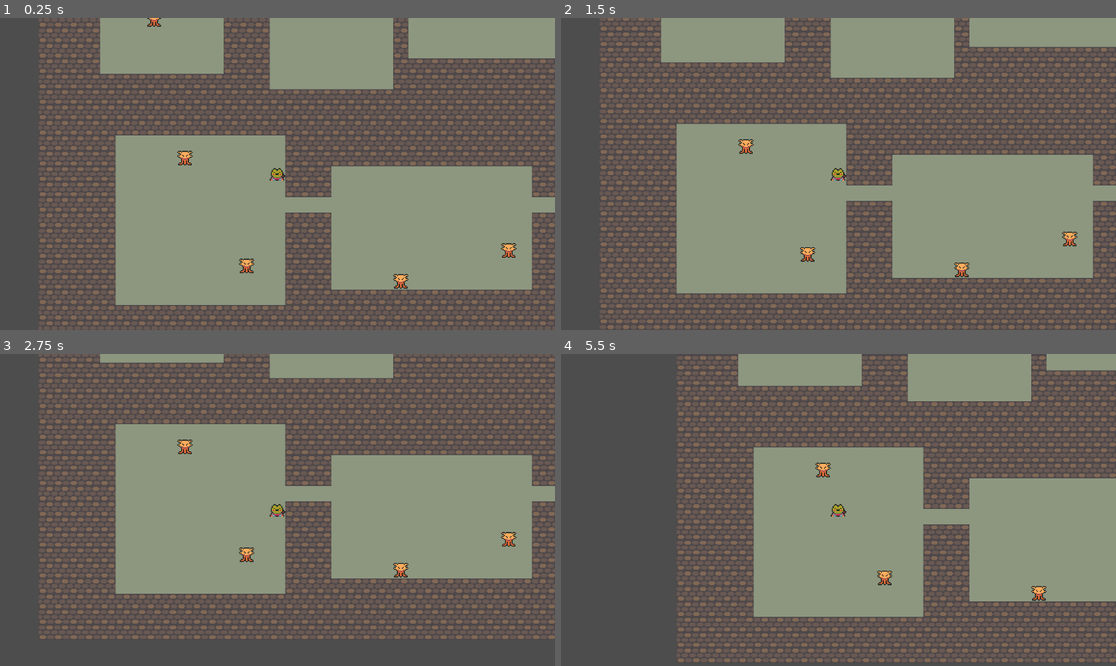
Above: before the commit, frames 1-4 (two rows, left to right).
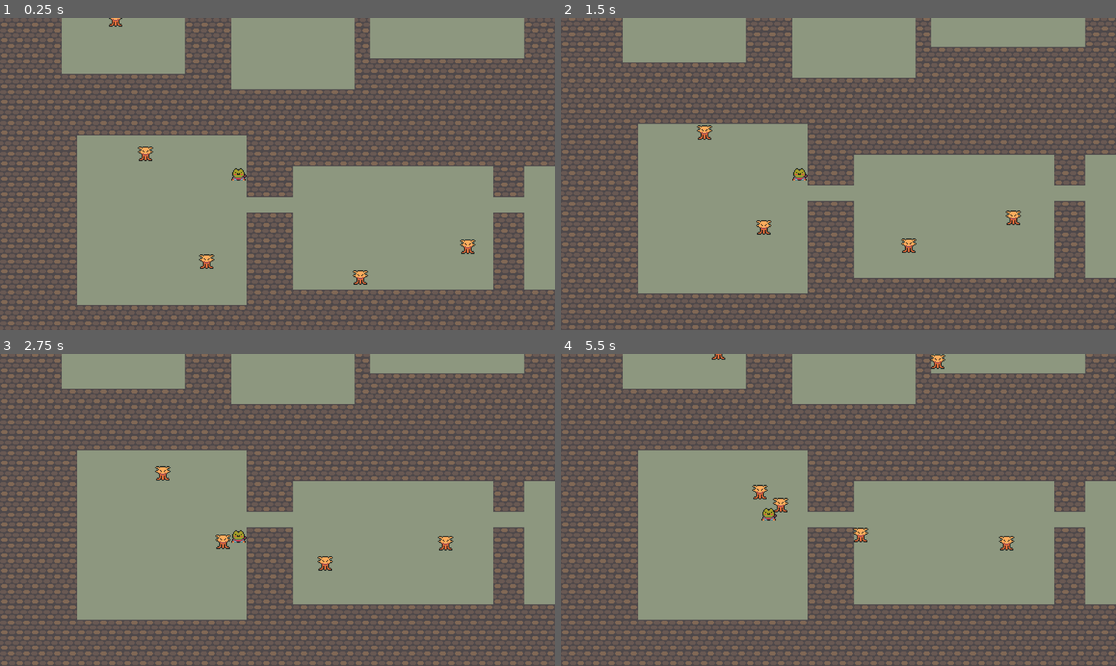
Above: after the commit, the same moments.

Repository: kdoiron253/Roguelike
Game: Godot game, scene res://Scenes/Main/dungeon.tscn
The game is run twice, just before and just after one commit, with the same random seed, the same clock (stepped at 60 frames per second) and the same inputs. Before the commit the project starts from res://Scenes/dungeon.tscn.
Inputs:
- Up to frame 1 (0.25 s): no input
- Up to frame 2 (1.5 s): hold Right (Right) 0.53-1.28 s; hold Space (Primary Action, bound only after the commit) 0.53-1.28 s; hold Down (Down) from 1.28 s (still down); tap Space (Primary Action, bound only after the commit) at 1.35 s
- Up to frame 3 (2.75 s): release Down (Down) at 2.03 s; hold Right (Right) from 2.03 s (still down); hold Space (Primary Action, bound only after the commit) from 2.03 s (still down)
- Up to frame 4 (5.5 s): release Right (Right) at 2.78 s; release Space (Primary Action, bound only after the commit) at 2.78 s; hold Up (Up) 2.78-3.53 s; tap Space (Primary Action, bound only after the commit) at 2.85, 4.35 s; hold Space (Primary Action, bound only after the commit) 3.53-4.28 s; hold Left (Left) 3.53-5.03 s; hold Down (Down) from 5.03 s (still down); hold Space (Primary Action, bound only after the commit) from 5.03 s (still down)

The runs differ from the first frame. In frame 1, 24% of the frame differs, in the area x 0-100%, y 0-100%; in frame 2, 22%; in frame 3, 46%; in frame 4, 55%.

Commit message:
Final
Not sure where everything is so final commit.

Diff:
--- /dev/null
+++ b/Scenes/Enemies/axolotl.gd
@@ -0,0 +1 @@
+extends Enemy
--- a/Scenes/Enemies/axolotl.tscn
+++ b/Scenes/Enemies/axolotl.tscn
@@ -1,17 +1,11 @@
-[gd_scene load_steps=3 format=3 uid="uid://cjdigulxk3fdg"]
+[gd_scene load_steps=4 format=3 uid="uid://dqxx0o30wl0io"]
 
 [ext_resource type="Texture2D" uid="uid://cackobsepg4wu" path="res://Resources/Monsters/Axolot/SpriteSheet.png" id="1_718u3"]
+[ext_resource type="PackedScene" uid="uid://2kq0wh2imq4e" path="res://Scenes/Enemies/enemy.tscn" id="1_taahe"]
+[ext_resource type="Script" path="res://Scenes/Enemies/axolotl.gd" id="2_6kpsa"]
 
-[sub_resource type="RectangleShape2D" id="RectangleShape2D_uvfex"]
-size = Vector2(14, 15)
+[node name="Axolotl" instance=ExtResource("1_taahe")]
+script = ExtResource("2_6kpsa")
 
-[node name="Axolotl" type="Area2D"]
-
-[node name="Sprite2D" type="Sprite2D" parent="."]
+[node name="Sprite2D" parent="." index="0"]
 texture = ExtResource("1_718u3")
-hframes = 4
-vframes = 4
-
-[node name="CollisionShape2D" type="CollisionShape2D" parent="."]
-position = Vector2(0, -0.5)
-shape = SubResource("RectangleShape2D_uvfex")
--- /dev/null
+++ b/Scenes/Enemies/enemy.gd
@@ -0,0 +1,44 @@
+extends CharacterBody2D
+class_name Enemy
+
+
+var is_player_near : bool = false
+var is_searching : bool = false
+var health : int = 20
+var speed : int = 20
+
+
+# TODO: move towards player and attack
+func _process(_delta):
+	var direction : Vector2 = (Globals.player_pos - position).normalized()
+	velocity = direction * speed
+	if is_searching:
+		move_and_slide()
+
+
+func hit():
+	health -= 5
+	print(health)
+	if health <= 0:
+		queue_free()
+
+
+func _on_attack_area_body_entered(_body):
+	is_player_near = true
+
+
+func _on_attack_area_body_exited(_body):
+	is_player_near = false
+
+
+func attack():
+	if is_player_near:
+		Globals.health -= 5
+
+
+func _on_notice_area_body_entered(_body):
+	is_searching = true
+
+
+func _on_notice_area_body_exited(_body):
+	is_searching = false
--- /dev/null
+++ b/Scenes/Enemies/enemy.tscn
@@ -0,0 +1,40 @@
+[gd_scene load_steps=5 format=3 uid="uid://2kq0wh2imq4e"]
+
+[ext_resource type="Script" path="res://Scenes/Enemies/enemy.gd" id="1_nfrvu"]
+
+[sub_resource type="RectangleShape2D" id="RectangleShape2D_uvfex"]
+size = Vector2(14, 15)
+
+[sub_resource type="CircleShape2D" id="CircleShape2D_fuide"]
+radius = 10.0499
+
+[sub_resource type="CircleShape2D" id="CircleShape2D_fmv11"]
+radius = 49.0
+
+[node name="Enemy" type="CharacterBody2D"]
+collision_layer = 2
+collision_mask = 3
+script = ExtResource("1_nfrvu")
+
+[node name="Sprite2D" type="Sprite2D" parent="."]
+hframes = 4
+vframes = 4
+
+[node name="CollisionShape2D" type="CollisionShape2D" parent="."]
+position = Vector2(0, -0.5)
+shape = SubResource("RectangleShape2D_uvfex")
+
+[node name="AttackArea" type="Area2D" parent="."]
+
+[node name="CollisionShape2D" type="CollisionShape2D" parent="AttackArea"]
+shape = SubResource("CircleShape2D_fuide")
+
+[node name="NoticeArea" type="Area2D" parent="."]
+
+[node name="CollisionShape2D" type="CollisionShape2D" parent="NoticeArea" groups=["Enemy"]]
+shape = SubResource("CircleShape2D_fmv11")
+
+[connection signal="body_entered" from="AttackArea" to="." method="_on_attack_area_body_entered"]
+[connection signal="body_exited" from="AttackArea" to="." method="_on_attack_area_body_exited"]
+[connection signal="body_entered" from="NoticeArea" to="." method="_on_notice_area_body_entered"]
+[connection signal="body_exited" from="NoticeArea" to="." method="_on_notice_area_body_exited"]
--- /dev/null
+++ b/Scenes/Globals/globals.gd
@@ -0,0 +1,16 @@
+extends Node
+
+signal stat_changed
+
+@onready var sword_scene = preload("res://Scenes/Player/sword.tscn")
+
+var player_pos : Vector2
+
+var health = 100:
+	set(value):
+		if value > health:
+			health = min(value, 100)
+		else:
+			health = value
+		stat_changed.emit()
+		print(health)
--- a/Scenes/Items/coin.tscn
+++ b/Scenes/Items/coin.tscn
@@ -6,6 +6,7 @@
 radius = 5.0
 
 [node name="Coin" type="Area2D"]
+collision_layer = 4
 
 [node name="Sprite2D" type="Sprite2D" parent="."]
 texture = ExtResource("1_hxoc8")
--- a/Scenes/dungeon.gd
+++ b/Scenes/Main/dungeon.gd
@@ -215,7 +215,7 @@
 # TODO: place enemies
 func place_enemies():
 	# get random location, place x number of enemies
-	var enemy = enemy_scene.instantiate() as Area2D
+	var enemy = enemy_scene.instantiate() as CharacterBody2D
 
 	var tile = random_location()
 	var pos = map_to_local(tile)
--- a/Scenes/dungeon.tscn
+++ b/Scenes/Main/dungeon.tscn
@@ -1,7 +1,8 @@
-[gd_scene load_steps=5 format=3 uid="uid://w7q3617ssvlv"]
+[gd_scene load_steps=6 format=3 uid="uid://w7q3617ssvlv"]
 
 [ext_resource type="Texture2D" uid="uid://vhae6paebdyw" path="res://Resources/TilesetInteriorFloor.png" id="1_610s4"]
-[ext_resource type="Script" path="res://Scenes/dungeon.gd" id="2_d7t4q"]
+[ext_resource type="Script" path="res://Scenes/Main/dungeon.gd" id="2_bcnua"]
+[ext_resource type="PackedScene" uid="uid://c2fbfl8aq1b13" path="res://Scenes/UI/hud.tscn" id="3_aff18"]
 
 [sub_resource type="TileSetAtlasSource" id="TileSetAtlasSource_12r7w"]
 texture = ExtResource("1_610s4")
@@ -901,7 +902,10 @@
 tile_set = SubResource("TileSet_0oqs4")
 format = 2
 layer_0/name = "Ground"
-script = ExtResource("2_d7t4q")
+script = ExtResource("2_bcnua")
+
+[node name="HUD" parent="." instance=ExtResource("3_aff18")]
+layer = 2
 
 [node name="Enemies" type="Node2D" parent="."]
 
--- a/Scenes/main_game.tscn
+++ b/Scenes/Main/main_game.tscn
@@ -1,6 +1,6 @@
 [gd_scene load_steps=3 format=3 uid="uid://cvhu6pkdvx4jy"]
 
-[ext_resource type="PackedScene" uid="uid://w7q3617ssvlv" path="res://Scenes/dungeon.tscn" id="1_o5drb"]
+[ext_resource type="PackedScene" uid="uid://w7q3617ssvlv" path="res://Scenes/Main/dungeon.tscn" id="1_o5drb"]
 [ext_resource type="PackedScene" uid="uid://c1gha08keo1ge" path="res://Scenes/Player/player.tscn" id="2_elpqu"]
 
 [node name="MainGame" type="Node2D"]
--- a/Scenes/Player/Player.gd
+++ b/Scenes/Player/Player.gd
@@ -5,7 +5,9 @@
 @onready var ray_cast = $RayCast2D
 
 var is_moving = false
+var sword_damage = 10
 
+# adapted from RetroBright YouTube tutorial (2D movement in godot 4 using tilemap)
 
 func _physics_process(_delta):
 	if is_moving == false: return
@@ -15,6 +17,7 @@
 		return
 
 	sprite_2d.global_position = sprite_2d.global_position.move_toward(global_position, 1)
+	Globals.player_pos = global_position
 
 
 func _process(_delta):
@@ -24,6 +27,13 @@
 	elif Input.is_action_pressed("Right"): move(Vector2.RIGHT)
 	elif Input.is_action_pressed("Up"): move(Vector2.UP)
 	elif Input.is_action_pressed("Down"): move(Vector2.DOWN)
+
+	if (Input.is_action_pressed("Primary Action")):
+		# TODO: attack and cause damage
+		var sword = Globals.sword_scene.instantiate()
+		sword.damage = sword_damage
+		sword.position = position + Vector2(3, 0)
+		$".".add_child(sword)
 
 
 func move(direction : Vector2):
@@ -47,3 +57,7 @@
 	is_moving = true
 	global_position = tile_map.map_to_local(target_tile)
 	sprite_2d.global_position = tile_map.map_to_local(current_tile)
+
+
+func hit():
+	Globals.health -= 5
--- a/Scenes/Player/player.tscn
+++ b/Scenes/Player/player.tscn
@@ -7,6 +7,7 @@
 radius = 7.0
 
 [node name="Player" type="CharacterBody2D"]
+collision_mask = 2
 script = ExtResource("1_qlymr")
 
 [node name="Sprite2D" type="Sprite2D" parent="."]
@@ -18,6 +19,10 @@
 [node name="Camera2D" type="Camera2D" parent="Sprite2D"]
 position = Vector2(0, 1)
 zoom = Vector2(2, 2)
+limit_left = 0
+limit_top = 0
+limit_right = 1280
+limit_bottom = 800
 
 [node name="CollisionShape2D" type="CollisionShape2D" parent="."]
 shape = SubResource("CircleShape2D_c8eff")
--- /dev/null
+++ b/Scenes/Player/sword.gd
@@ -0,0 +1,11 @@
+extends Area2D
+
+var damage : int
+
+
+func _on_body_entered(body):
+	if body.name == "Player":
+		return
+
+	if body.is_in_group("Enemy"):
+		body.hit(damage)
--- /dev/null
+++ b/Scenes/Player/sword.tscn
@@ -0,0 +1,22 @@
+[gd_scene load_steps=4 format=3 uid="uid://tbpjjo7povmf"]
+
+[ext_resource type="Script" path="res://Scenes/Player/sword.gd" id="1_hrhba"]
+[ext_resource type="Texture2D" uid="uid://ca6sjqf2ocvnt" path="res://Resources/Items/Weapons/Sword/Sprite.png" id="1_m4kns"]
+
+[sub_resource type="RectangleShape2D" id="RectangleShape2D_m0uj1"]
+size = Vector2(5, 13)
+
+[node name="Sword" type="Area2D"]
+position = Vector2(0, 1)
+collision_layer = 4
+collision_mask = 2
+script = ExtResource("1_hrhba")
+
+[node name="CollisionShape2D" type="CollisionShape2D" parent="."]
+position = Vector2(0.5, -1.5)
+shape = SubResource("RectangleShape2D_m0uj1")
+
+[node name="Sprite2D" type="Sprite2D" parent="."]
+texture = ExtResource("1_m4kns")
+
+[connection signal="body_entered" from="." to="." method="_on_body_entered"]
--- /dev/null
+++ b/Scenes/UI/HUD.gd
@@ -0,0 +1,11 @@
+extends CanvasLayer
+
+@onready var health_bar : TextureProgressBar = $HealthBar
+
+func _ready():
+	Globals.connect("stat_changed", update_stats)
+	update_stats()
+
+
+func update_stats():
+	health_bar.value = Globals.health
--- /dev/null
+++ b/Scenes/UI/hud.tscn
@@ -0,0 +1,15 @@
+[gd_scene load_steps=2 format=3 uid="uid://c2fbfl8aq1b13"]
+
+[ext_resource type="Script" path="res://Scenes/UI/HUD.gd" id="1_tr1vt"]
+
+[node name="HUD" type="CanvasLayer"]
+script = ExtResource("1_tr1vt")
+
+[node name="HealthBar" type="TextureProgressBar" parent="."]
+anchors_preset = -1
+anchor_left = 0.03
+anchor_top = 0.03
+anchor_right = 0.2
+anchor_bottom = 0.05
+offset_right = 4.0
+offset_bottom = 27.0
--- a/project.godot
+++ b/project.godot
@@ -11,9 +11,13 @@
 [application]
 
 config/name="Roguelike"
-run/main_scene="res://Scenes/dungeon.tscn"
+run/main_scene="res://Scenes/Main/dungeon.tscn"
 config/features=PackedStringArray("4.1", "Mobile")
 config/icon="res://icon.svg"
+
+[autoload]
+
+Globals="*res://Scenes/Globals/globals.gd"
 
 [debug]
 
@@ -45,6 +49,11 @@
 , Object(InputEventKey,"resource_local_to_scene":false,"resource_name":"","device":-1,"window_id":0,"alt_pressed":false,"shift_pressed":false,"ctrl_pressed":false,"meta_pressed":false,"pressed":false,"keycode":0,"physical_keycode":68,"key_label":0,"unicode":100,"echo":false,"script":null)
 ]
 }
+"Primary Action"={
+"deadzone": 0.5,
+"events": [Object(InputEventKey,"resource_local_to_scene":false,"resource_name":"","device":-1,"window_id":0,"alt_pressed":false,"shift_pressed":false,"ctrl_pressed":false,"meta_pressed":false,"pressed":false,"keycode":0,"physical_keycode":32,"key_label":0,"unicode":32,"echo":false,"script":null)
+]
+}
 
 [rendering]
 
